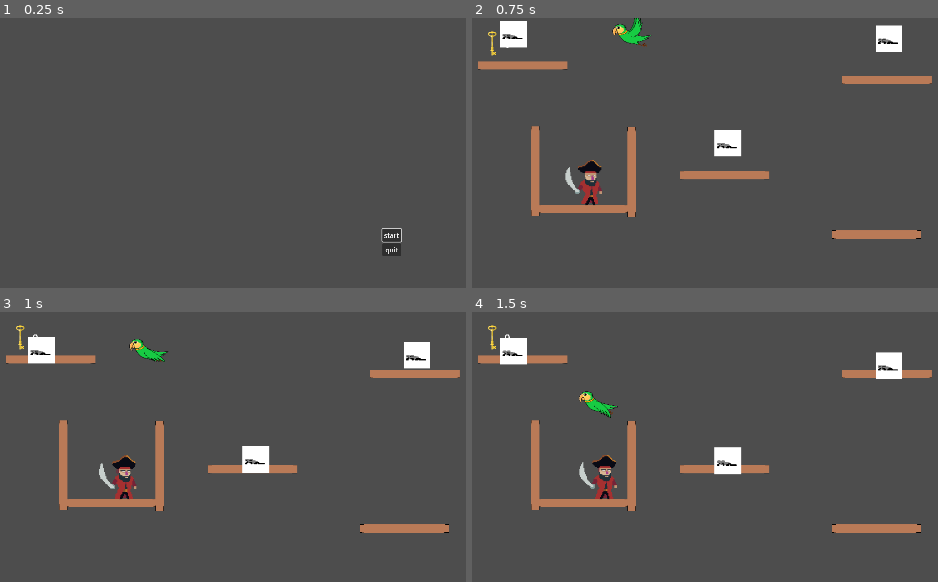
Above: before the commit, frames 1-4 (two rows, left to right).
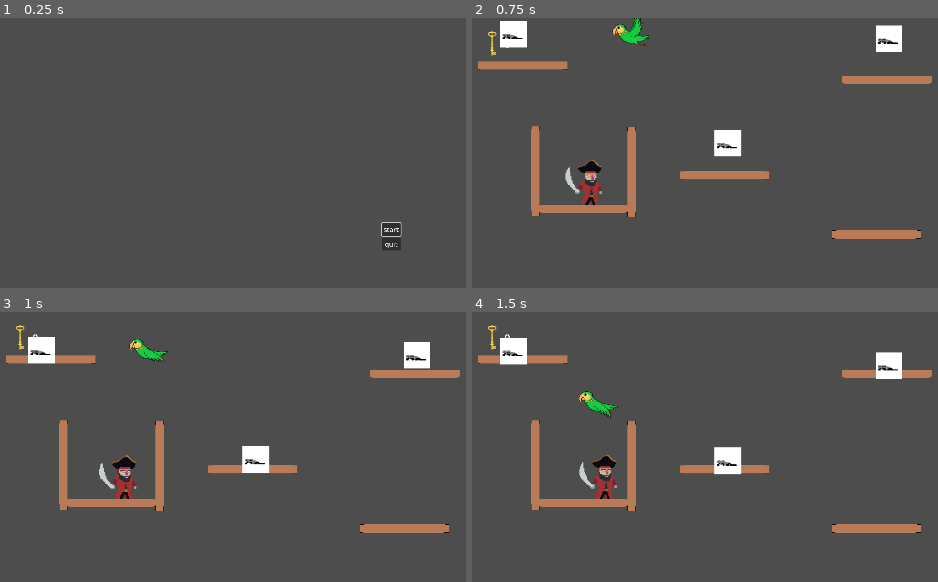
Above: after the commit, the same moments.

Repository: itaisinger/BrakeysJam2025
Game: Godot game, scene res://Game/main_menu.tscn
Same seed, same stepped clock (60 frames per second), same inputs: the game is played once before the commit and once after it.
Inputs:
- Up to frame 1 (0.25 s): no input
- Up to frame 2 (0.75 s): click "start" at 0.5 s
- Up to frame 3 (1 s): no input
- Up to frame 4 (1.5 s): tap Space (Jump) at 1.35 s

The runs differ from the first frame. In frame 1, 0.3% of the frame differs, in the area x 81-87%, y 75-89%; in frame 2, nothing differs; in frame 3, nothing differs; in frame 4, nothing differs.
Error after the commit: Invalid assignment of property or key 'stream' with value of type 'AudioStreamWAV' on a base object of type 'null instance'. (res://Pirate/scripts/pirate.gd:12…

Commit message:
pirate sounds

Diff:
--- a/poly-want-biscuit/Game/main_menu.tscn
+++ b/poly-want-biscuit/Game/main_menu.tscn
@@ -7,6 +7,10 @@
 anchors_preset = 15
 anchor_right = 1.0
 anchor_bottom = 1.0
+offset_left = -963.0
+offset_top = -542.0
+offset_right = -963.0
+offset_bottom = -542.0
 grow_horizontal = 2
 grow_vertical = 2
 script = ExtResource("1_yltbk")
@@ -34,5 +38,8 @@
 layout_mode = 2
 text = "quit"
 
+[node name="Camera2D" type="Camera2D" parent="VBoxContainer"]
+position = Vector2(23.5, 47)
+
 [connection signal="pressed" from="VBoxContainer/StartButton" to="." method="_on_start_button_pressed"]
 [connection signal="pressed" from="VBoxContainer/QuitButton" to="." method="_on_quit_button_pressed"]
--- a/poly-want-biscuit/Pirate/pirate.tscn
+++ b/poly-want-biscuit/Pirate/pirate.tscn
@@ -1,7 +1,13 @@
-[gd_scene load_steps=12 format=3 uid="uid://besq32tbr5rgo"]
+[gd_scene load_steps=18 format=3 uid="uid://besq32tbr5rgo"]
 
 [ext_resource type="Script" uid="uid://b3d1yu85n6k3r" path="res://Pirate/scripts/pirate.gd" id="1_enqx7"]
 [ext_resource type="Texture2D" uid="uid://dsorj1cx0e50s" path="res://Pirate/Idle-5frm.png" id="2_gkcui"]
+[ext_resource type="AudioStream" uid="uid://cy5yneet78m3d" path="res://Pirate/Audio/bad pirate/comes torward you/bad pirate (make you stew).wav" id="2_hg1is"]
+[ext_resource type="AudioStream" uid="uid://cwxrpfx7tk3fd" path="res://Pirate/Audio/bad pirate/comes torward you/bad pirate (pluck you clean).wav" id="3_3xyjm"]
+[ext_resource type="AudioStream" uid="uid://u2ew6yvpq3ix" path="res://Pirate/Audio/bad pirate/comes torward you/bad pirate (shitbucket).wav" id="4_f24xa"]
+[ext_resource type="AudioStream" uid="uid://cxetil5mkb2fp" path="res://Pirate/Audio/bad pirate/comes torward you/bad pirate coming (get back here).wav" id="5_ktpxw"]
+[ext_resource type="AudioStream" uid="uid://jmvic7fp215j" path="res://Pirate/Audio/bad pirate/comes torward you/bad pirate coming (get in me hands).wav" id="6_a8lky"]
+[ext_resource type="AudioStream" uid="uid://dpkbwvojpwss6" path="res://Pirate/Audio/bad pirate/comes torward you/bad pirate coming (worth more them me gold).wav" id="7_koqec"]
 
 [sub_resource type="CapsuleShape2D" id="CapsuleShape2D_gkcui"]
 radius = 15.0
@@ -67,6 +73,7 @@
 collision_layer = 3
 collision_mask = 3
 script = ExtResource("1_enqx7")
+bad_pirate_voice = Array[AudioStream]([ExtResource("2_hg1is"), ExtResource("3_3xyjm"), ExtResource("4_f24xa"), ExtResource("5_ktpxw"), ExtResource("6_a8lky"), ExtResource("7_koqec")])
 
 [node name="CollisionShape2D" type="CollisionShape2D" parent="."]
 position = Vector2(4, 12)
--- a/poly-want-biscuit/Pirate/scripts/pirate.gd
+++ b/poly-want-biscuit/Pirate/scripts/pirate.gd
@@ -12,12 +12,18 @@
 	React,
 	Chase
 }
+
+@export var bad_pirate_voice: Array[AudioStream] = []
+
+
+var _pirate_type = _Pirate_Type.Cat_hater
 var _current_state = null
 var _timer := 0.5
 var _direction = 1
 const SPEED := 60
 
 #@onready var parent: CharacterBody2D = get_parent()
+@onready var sfx_player = $AudioStreamPlayer
 @onready var ray_cast_right = $RayCastRight
 @onready var ray_cast_left = $RayCastLeft
 @onready var sprite = $AnimatedSprite2D
@@ -107,4 +113,11 @@
 	if area.is_in_group("parrot"):
 		_timer = 5
 		_current_state = _States.Chase
-		print("found YErr lazy parot")
+		play_random_voice()
+
+func play_random_voice():
+	if _pirate_type == _Pirate_Type.Cat_hater:
+		if bad_pirate_voice.size() > 0:
+			var random_sfx = bad_pirate_voice[randi() % bad_pirate_voice.size()]
+			sfx_player.stream = random_sfx
+			sfx_player.play()
Not shown, added: poly-want-biscuit/Pirate/Audio/bad pirate/comes torward you/bad pirate (make you stew).wav.import
Not shown, added: poly-want-biscuit/Pirate/Audio/bad pirate/comes torward you/bad pirate (pluck you clean).wav.import
Not shown, added: poly-want-biscuit/Pirate/Audio/bad pirate/comes torward you/bad pirate (shitbucket).wav.import
Not shown, added: poly-want-biscuit/Pirate/Audio/bad pirate/comes torward you/bad pirate coming (get back here).wav.import
Not shown, added: poly-want-biscuit/Pirate/Audio/bad pirate/comes torward you/bad pirate coming (get in me hands).wav.import
Not shown, added: poly-want-biscuit/Pirate/Audio/bad pirate/comes torward you/bad pirate coming (worth more them me gold).wav.import
Not shown, added: poly-want-biscuit/Pirate/Audio/bad pirate/hears cat (goes away)/bad pirate hears cat (cursed feline).wav.import
Not shown, added: poly-want-biscuit/Pirate/Audio/bad pirate/hears cat (goes away)/bad pirate hears cat (not today wiskers).wav.import
Not shown, added: poly-want-biscuit/Pirate/Audio/bad pirate/hears cat (goes away)/bad pirate hears cat (screw you bird).wav.import
Not shown, added: poly-want-biscuit/Pirate/Audio/bad pirate/hears cat (goes away)/nice pirate hears cat (shiver me timber).wav.import
Not shown, added: poly-want-biscuit/Pirate/Audio/bad pirate/comes torward you/bad pirate (make you stew).wav
Not shown, added: poly-want-biscuit/Pirate/Audio/bad pirate/comes torward you/bad pirate (pluck you clean).wav
(and 8 more such lines)
